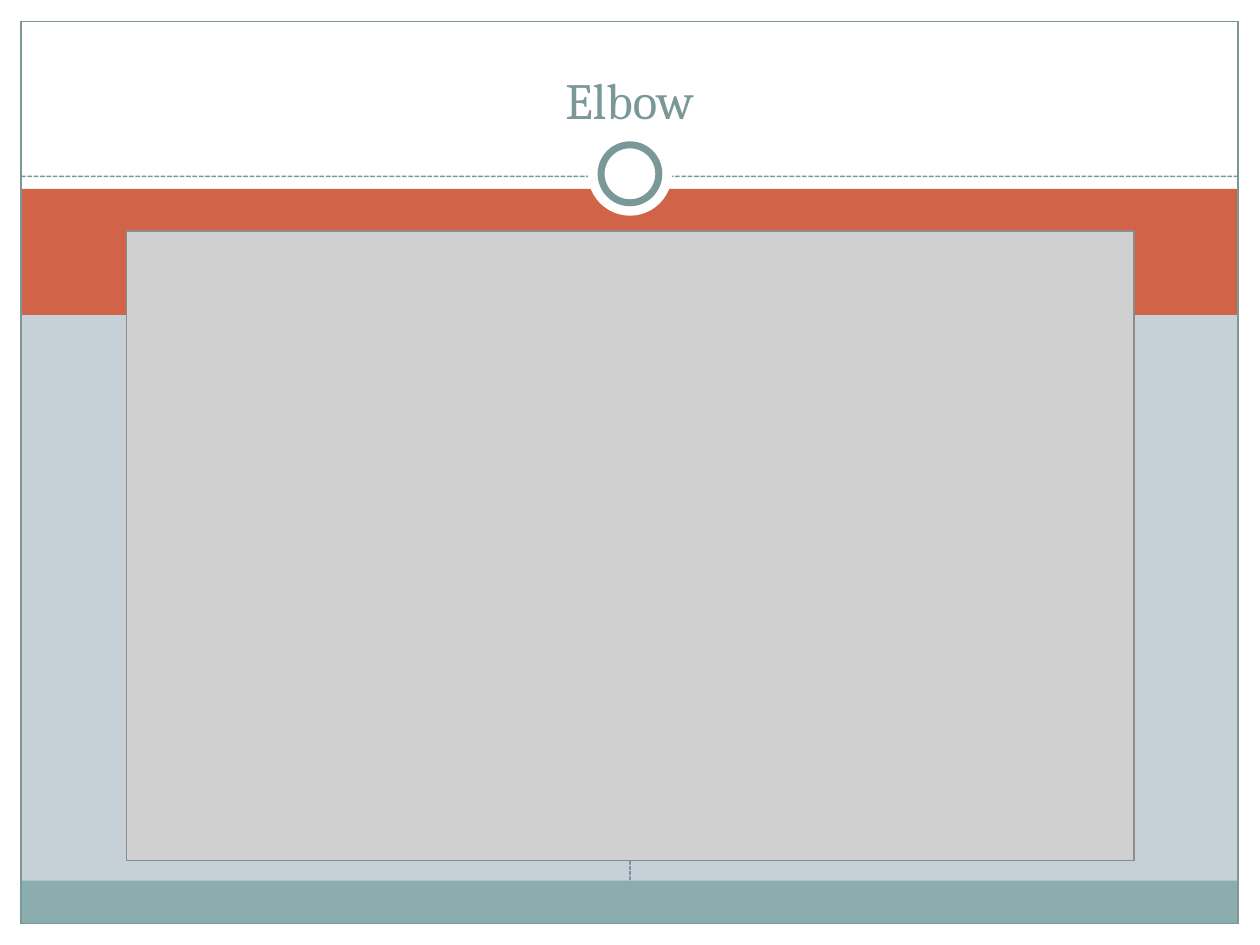
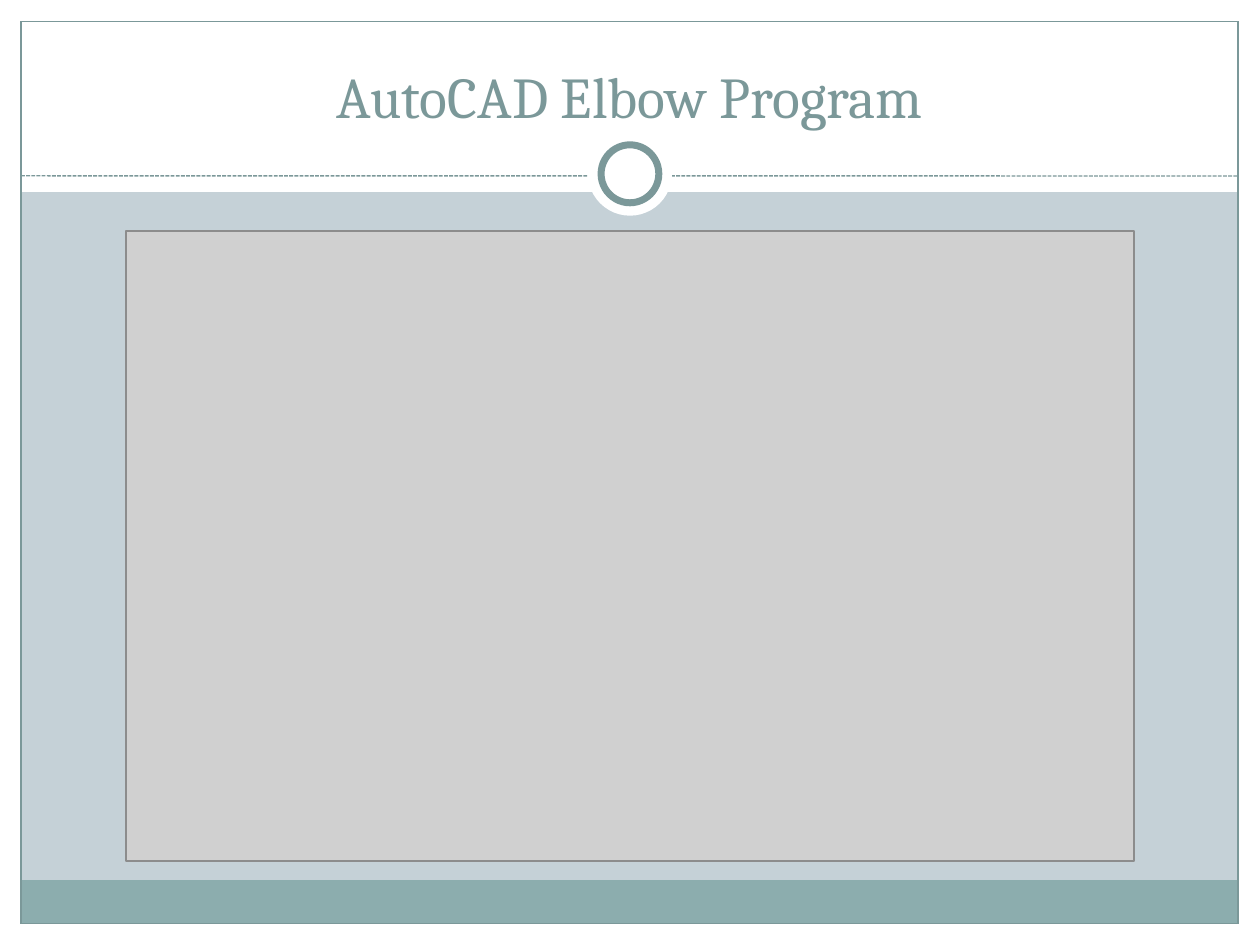
Before and after one commit to AguaClara/mathcad, a slide deck: slide 11 of Automated Design/AutoCAD Help (Documentation)/Automated Design.ppt. Drawn at 1260x945 pixels with LibreOffice and Linux fonts; fonts in the diff are those of the drawing; grey boxes stand for pictures. Boxes give left, top, right and bottom in pixels: in the first picture for what was removed or moved away, otherwise in the second. Text is boxed around its words. In the diff, an @@ line names an element or a change of style, - is before the commit and + after.

```diff
--- a/Automated Design/AutoCAD Help (Documentation)/Automated Design.ppt
+++ b/Automated Design/AutoCAD Help (Documentation)/Automated Design.ppt
@@ rectangle: place and size @@
-rectangle at (0,0,1260,199)
+rectangle at (0,0,1260,192)
@@ title at (336,78,923,131): text changed; size 29 to 33 pt @@
-Elbow
+AutoCAD Elbow Program
@@ line (21, 176) - (1239, 176): stroke #7B9899 0.91 pt dashed to #7B9899 0.74 pt dashed @@
@@ rectangle removed at (21,189,1239,315) @@
@@ line removed from (630, 881) to (630, 304) @@
```
Also in this commit, not shown: 20 other slides changed, 3 slides added, 3 slides removed.
